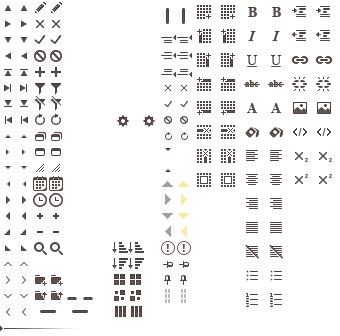
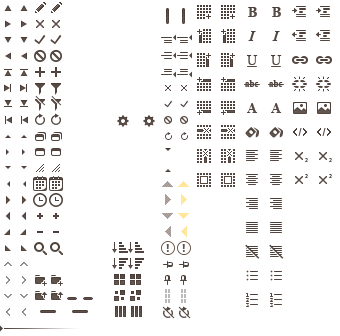
The second 340 × 336 image is a revision of the first. Changes to its layers:
added layer "exception hover" in group "misc" over [178, 306, 191, 319]
added layer "exception" in group "misc" over [162, 306, 175, 319]
